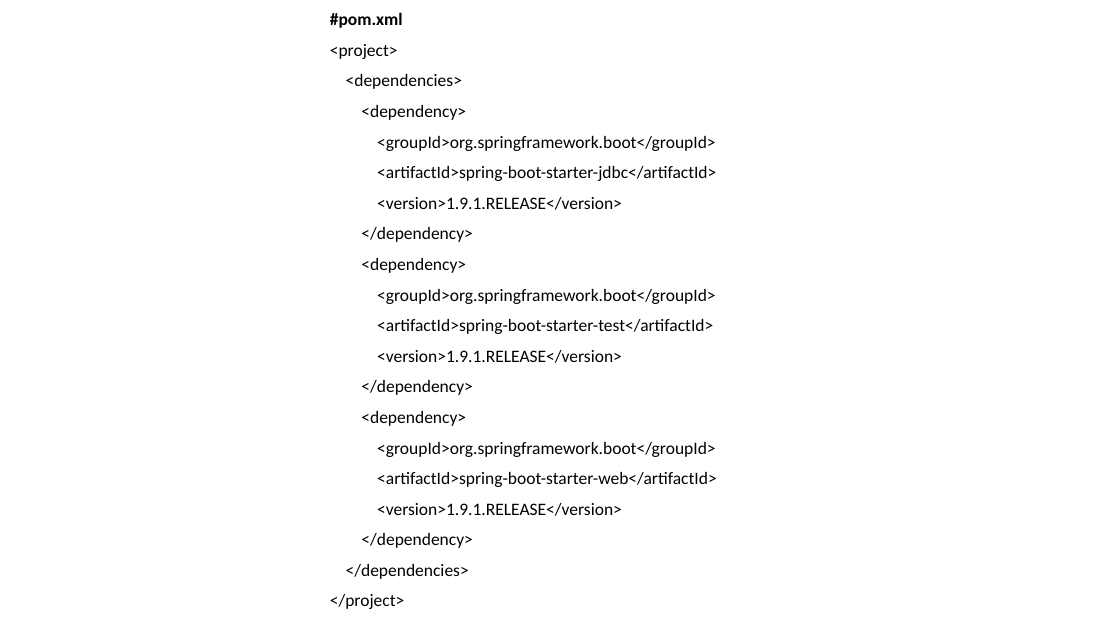
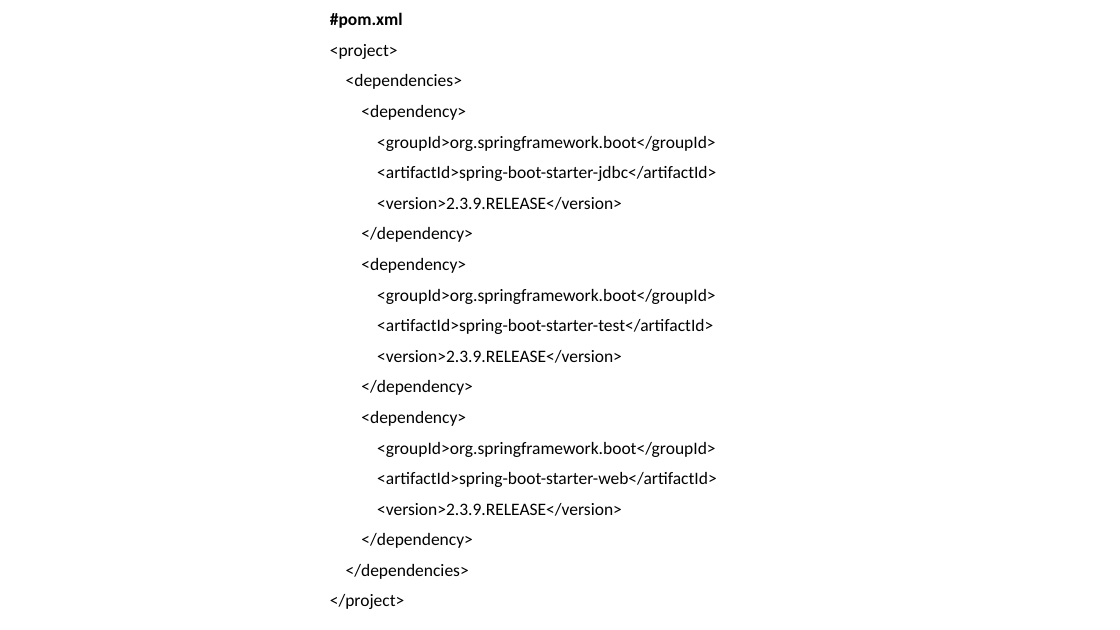
Before and after one commit to pradeepan590/CTS_SpringBoot, a slide deck: slide 7 of Docs and PPTS/Spring-boot-Docs/Spring Boot PPT.pptx. Drawn at 1120x630 pixels with LibreOffice and Linux fonts; fonts in the diff are those of the drawing. Boxes give left, top, right and bottom in pixels: in the first picture for what was removed or moved away, otherwise in the second. Text is boxed around its words. In the diff, an @@ line names an element or a change of style, - is before the commit and + after.

```diff
--- a/Docs and PPTS/Spring-boot-Docs/Spring Boot PPT.pptx
+++ b/Docs and PPTS/Spring-boot-Docs/Spring Boot PPT.pptx
@@ text at [377, 197, 622, 210]: text changed @@
-<version>1.9.1.RELEASE</version>
+<version>2.3.9.RELEASE</version>
@@ text at [377, 350, 622, 363]: text changed @@
-<version>1.9.1.RELEASE</version>
+<version>2.3.9.RELEASE</version>
@@ text at [377, 503, 622, 516]: text changed @@
-<version>1.9.1.RELEASE</version>
+<version>2.3.9.RELEASE</version>
```
Also in this commit, not shown: 3 other slides changed, 19 other files.
